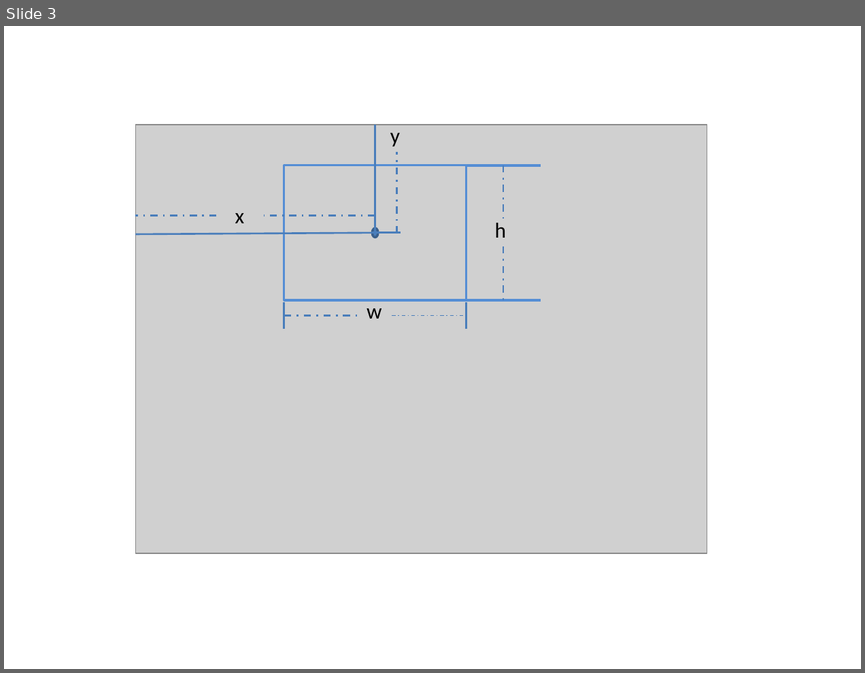
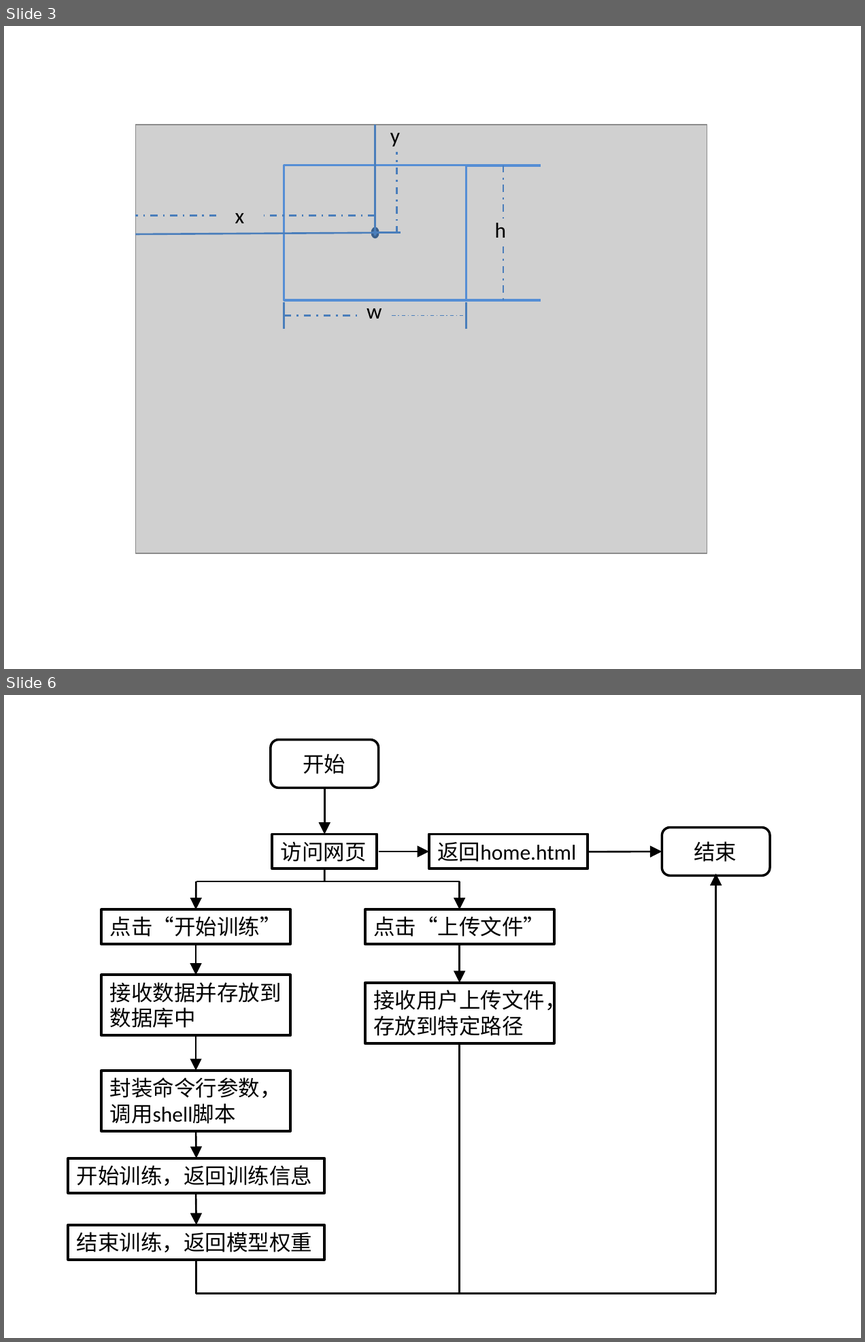
Before and after one commit to ZhuYuHe/biyelunwen, a slide deck: graph.pptx. Shown one above the other, each under a label of ours: slide 3 before the commit, slides 3 and 6 after it; the slides between them are not shown. The pictures are 865x673 and 865x1342 pixels, drawn with LibreOffice and Linux fonts; fonts in the diff are those of the drawing; grey boxes stand for pictures. Boxes give left, top, right and bottom in pixels: in the first picture for what was removed or moved away, otherwise in the second. Text is boxed around its words. In the diff, an @@ line names an element or a change of style, - is before the commit and + after.

```diff
--- a/graph.pptx
+++ b/graph.pptx
@@ slide 6 added at (x1=4, y1=695, x2=861, y2=1338), background #FFFFFF @@
@@ rounded rectangle added at (x1=271, y1=740, x2=379, y2=787), fill #FFFFFF, outline #000000 2 pt @@
@@ rectangle added at (x1=294, y1=747, x2=373, y2=781), outline #FFFFFF 0.75 pt, 18 pt, text #000000 @@
+开始
@@ arrow added from (324, 787) to (324, 834), #000000 1.5 pt @@
@@ rectangle added at (x1=272, y1=834, x2=377, y2=868), outline #000000 2.25 pt, 18 pt, text #000000 @@
+访问网页
@@ rectangle added at (x1=429, y1=834, x2=587, y2=868), outline #000000 2.25 pt, 18 pt, text #000000 @@
+返回home.html
@@ rounded rectangle added at (x1=662, y1=828, x2=770, y2=876), fill #FFFFFF, outline #000000 2 pt @@
@@ rectangle added at (x1=685, y1=834, x2=763, y2=868), outline #FFFFFF 0.75 pt, 18 pt, text #000000 @@
+结束
@@ arrow added from (379, 852) to (429, 852), #000000 1.5 pt @@
@@ arrow added from (587, 852) to (662, 852), #000000 1.5 pt @@
@@ line added from (324, 869) to (324, 882), #000000 1.5 pt @@
@@ arrow added from (716, 1293) to (716, 873), #000000 1.5 pt @@
@@ line added from (196, 882) to (459, 882), #000000 1.5 pt @@
@@ arrow added from (196, 882) to (196, 909), #000000 1.5 pt @@
@@ arrow added from (459, 882) to (459, 909), #000000 1.5 pt @@
@@ rectangle added at (x1=102, y1=909, x2=290, y2=943), outline #000000 2.25 pt, 18 pt, text #000000 @@
+点击“开始训练”
@@ rectangle added at (x1=364, y1=909, x2=553, y2=943), outline #000000 2.25 pt, 18 pt, text #000000 @@
+点击“上传文件”
@@ arrow added from (196, 945) to (196, 975), #000000 1.5 pt @@
@@ arrow added from (459, 945) to (459, 983), #000000 1.5 pt @@
@@ rectangle added at (x1=102, y1=975, x2=290, y2=1036), outline #000000 2.25 pt, 18 pt, text #000000 @@
+接收数据并存放到数据库中
@@ rectangle added at (x1=364, y1=983, x2=553, y2=1044), outline #000000 2.25 pt, 18 pt, text #000000 @@
+接收用户上传文件，存放到特定路径
@@ arrow added from (196, 1035) to (196, 1070), #000000 1.5 pt @@
@@ line added from (459, 1043) to (459, 1293), #000000 1.5 pt @@
@@ rectangle added at (x1=102, y1=1070, x2=290, y2=1131), outline #000000 2.25 pt, 18 pt, text #000000 @@
+封装命令行参数，调用shell脚本
@@ arrow added from (196, 1131) to (196, 1157), #000000 1.5 pt @@
@@ rectangle added at (x1=68, y1=1157, x2=324, y2=1192), outline #000000 2.25 pt, 18 pt, text #000000 @@
+开始训练，返回训练信息
@@ arrow added from (196, 1193) to (196, 1225), #000000 1.5 pt @@
@@ rectangle added at (x1=68, y1=1225, x2=324, y2=1259), outline #000000 2.25 pt, 18 pt, text #000000 @@
+结束训练，返回模型权重
@@ elbow line added from (196, 1259) to (716, 1293), #000000 1.5 pt @@
```
Also in this commit, not shown: 4 other slides added, 42 other files.
